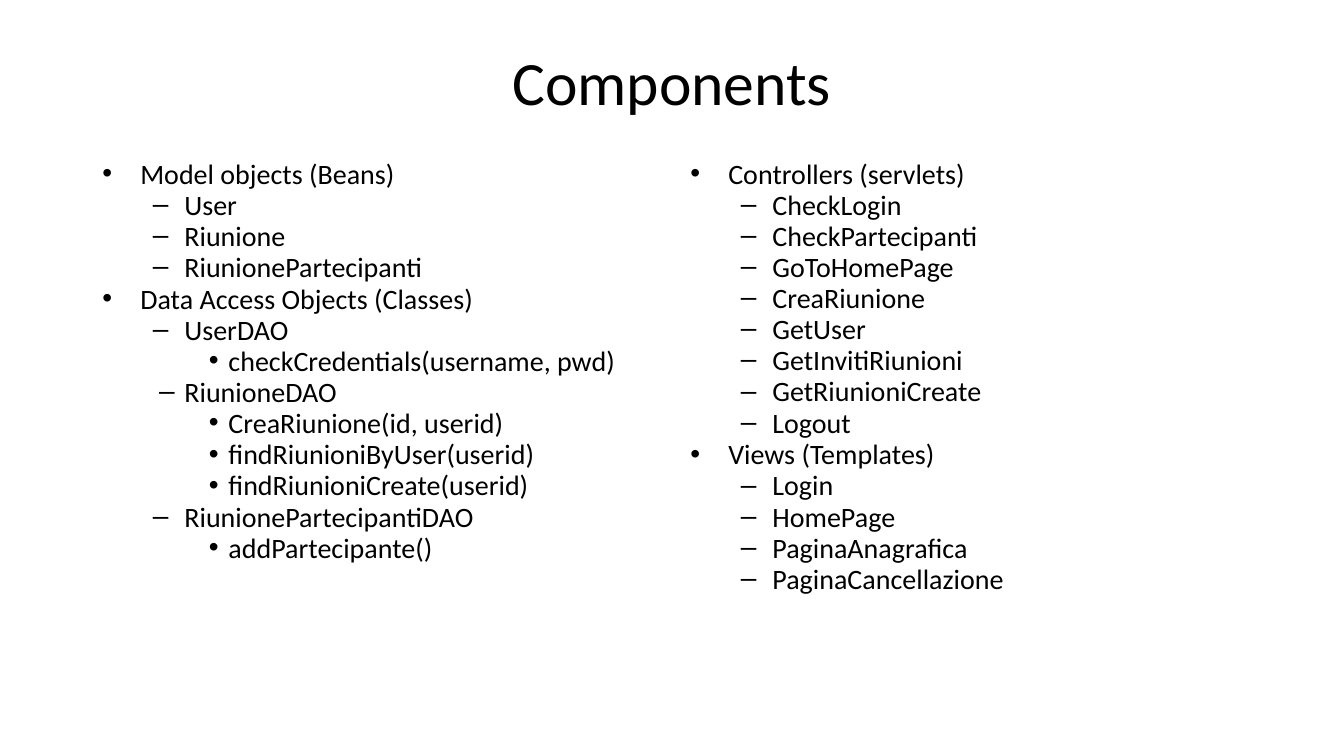
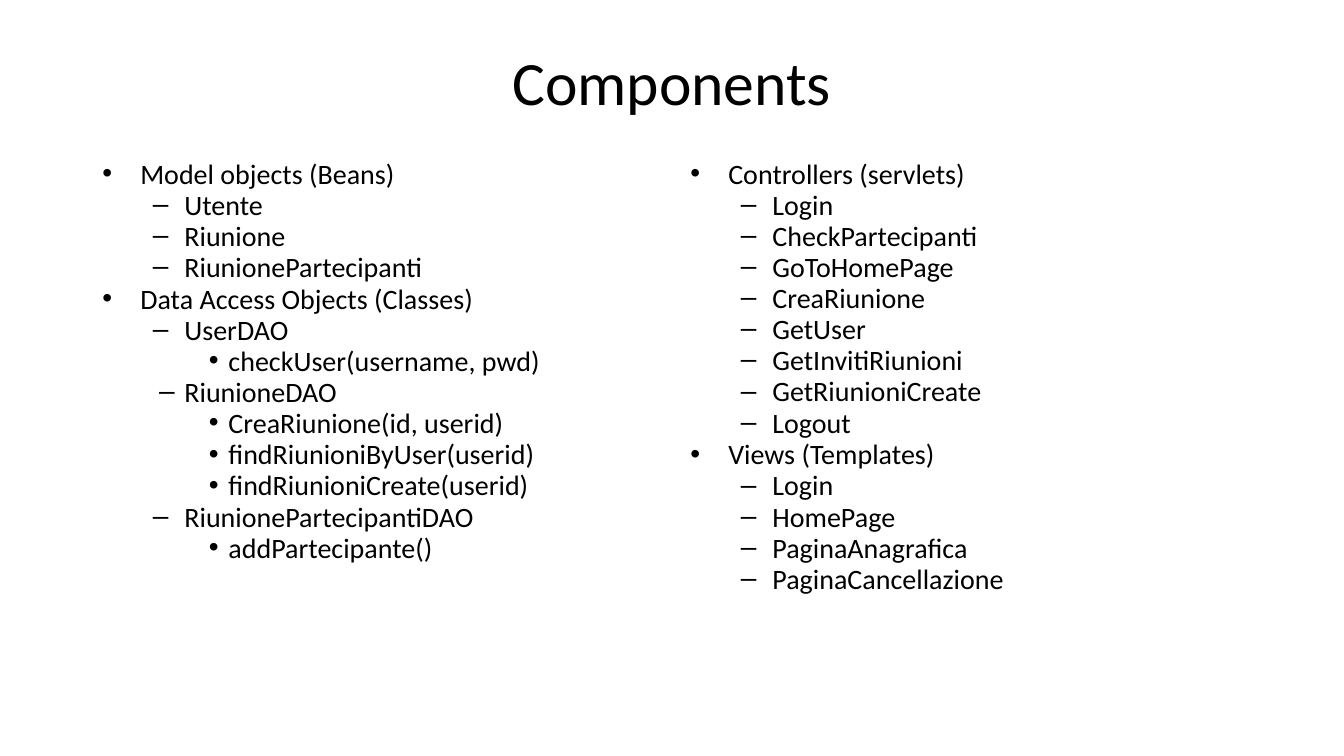
Before and after one commit to lotta98/Progetto5, a slide deck: slide 11 of ProgettoTIW.pptx. Drawn at 1344x756 pixels with LibreOffice and Linux fonts; fonts in the diff are those of the drawing. Boxes give left, top, right and bottom in pixels: in the first picture for what was removed or moved away, otherwise in the second. Text is boxed around its words. In the diff, an @@ line names an element or a change of style, - is before the commit and + after.

```diff
--- a/ProgettoTIW.pptx
+++ b/ProgettoTIW.pptx
@@ text at [184,197,263,216]: text changed @@
-  – User
+  – Utente
@@ text at [772,195,833,220]: text changed @@
-  – CheckLogin
+  – Login
@@ text at [228,350,540,376]: text changed @@
-    • checkCredentials(username, pwd)
+    • checkUser(username, pwd)
```
Also in this commit, not shown: 2 other slides changed.
